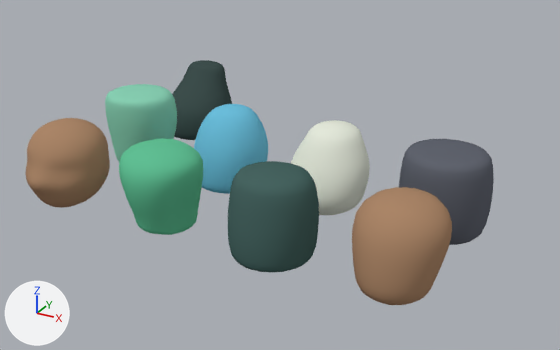
Two versions of the Blender file art/pawn-shapes.blend, one commit apart.
The view is the same before and after, from a 50 mm lens placed at (4.56, -6.76, 3.85), pointed at (-0.12, 1.75, -0.4). Arrows for +X, +Y and +Z are at lower left; the lights stay in place. The first picture is the older version.

The scene before the commit, as lines of its bpy script (objects in view):
```python
me_boot = bpy.data.meshes.new('Boot')
me_boot.from_pydata(...)  # 144 vertices, 130 faces; spans x -0.55..0.55, y -0.642..0.529, z -0.54..0.55
me_boot.polygons.foreach_set('use_smooth', [True] * 130)
me_boot.materials.append(mat_boot)  # greyish cyan #3f504e
me_head = bpy.data.meshes.new('Head')
me_head.from_pydata(...)  # 192 vertices, 178 faces; spans x -0.56..0.56, y -0.729..0.504, z -0.53..0.54
me_head.polygons.foreach_set('use_smooth', [True] * 178)
me_head.materials.append(mat_head)  # brown #ac8669
me_outsole = bpy.data.meshes.new('Outsole')
me_outsole.from_pydata(...)  # 96 vertices, 82 faces; spans x -0.56..0.56, y -0.575..0.545, z -0.52..0.52
me_outsole.polygons.foreach_set('use_smooth', [True] * 82)
me_outsole.materials.append(mat_outsole)  # grey #61656f
ob_boot = bpy.data.objects.new('Boot', me_boot)
ob_boot.location = (-2.25, 3.0, 0.0)
_m = ob_boot.modifiers.new('Sculpt smoothing', 'SUBSURF')
_m.render_levels = 1
ob_head = bpy.data.objects.new('Head', me_head)
ob_head.location = (-2.25, 0.0, 0.0)
_m = ob_head.modifiers.new('Sculpt smoothing', 'SUBSURF')
_m.render_levels = 1
ob_outsole = bpy.data.objects.new('Outsole', me_outsole)
ob_outsole.location = (2.25, 1.5, 0.0)
_m = ob_outsole.modifiers.new('Sculpt smoothing', 'SUBSURF')
_m.render_levels = 1
# also in view: 'Sock' at (-2.25, 1.53, 0.0); 'Shorts' at (0.75, 0.0, -0.02); 'Jersey' at (-0.75, -0.02, 0.0); 'Forearm' at (2.25, 0.0, -0.01); 'Sleeve' at (-0.75, 1.5, -0.01)
```
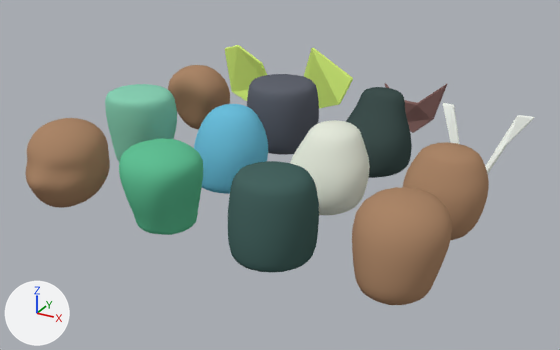
What differs and where, as boxes [x1, y1, x2, y2] in the pictures (560 x 350 px):
'Outsole', moved: before [399, 139, 494, 245]; after [247, 74, 319, 155]
'Boot', moved: before [172, 60, 232, 140]; after [346, 87, 412, 178]
'Hand', added (brown): after [403, 142, 489, 240]
'Ear', added (brown): after [168, 65, 230, 130]
'Bootpanel', added (green): after [304, 48, 353, 108]
'Glovepad', added (green): after [225, 45, 267, 101]
'Collar', added: after [443, 103, 535, 174]
'Smile', added (brown): after [385, 83, 447, 133]

The change, as a diff of the scene's bpy script:
```diff
--- a/art/pawn-shapes.blend.py
+++ b/art/pawn-shapes.blend.py
@@ me_bootpanel @@
+me_bootpanel.from_pydata([(-0.55, 0.205, -0.08), (-0.22, -0.085, 0.68), (0.53, -0.095, 0.26), (0.38, -0.255, -0.15), (-0.44, 0.135, -0.52), (-0.55, 0.135, -0.08), (-0.22, -0.155, 0.68), (0.53, -0.165, 0.26), (0.38, -0.325, -0.15), (-0.44, 0.065, -0.52)], [], [(4, 3, 2, 1, 0), (5, 6, 7, 8, 9), (0, 1, 6, 5), (1, 2, 7, 6), (2, 3, 8, 7), (3, 4, 9, 8), (4, 0, 5, 9)])
+me_bootpanel.materials.append(mat_bootpanel_enamel)  # green #daf87e
@@ ob_outsole @@
 ob_outsole = bpy.data.objects.new('Outsole', me_outsole)
-ob_outsole.location = (2.25, 1.5, 0.0)
+ob_outsole.location = (-0.75, 3.0, 0.0)
 _m = ob_outsole.modifiers.new('Sculpt smoothing', 'SUBSURF')
@@ ob_boot @@
 ob_boot = bpy.data.objects.new('Boot', me_boot)
-ob_boot.location = (-2.25, 3.0, 0.0)
+ob_boot.location = (0.75, 3.0, 0.0)
 _m = ob_boot.modifiers.new('Sculpt smoothing', 'SUBSURF')
@@ ob_smile @@
+ob_smile = bpy.data.objects.new('Smile', me_smile)  # 14 vertices, 9 faces; spans x -0.52..0.51, y -0.125..0.135, z -0.49..0.34; in mat_smile_enamel (brown #81615d); modifiers BEVEL
+ob_smile.location = (0.75, 4.5, 0.0)
@@ ob_bootpanel @@
+ob_bootpanel = bpy.data.objects.new('Bootpanel', me_bootpanel)  # modifiers BEVEL
+ob_bootpanel.location = (-0.75, 4.5, 0.0)
@@ ob_glovepad @@
+ob_glovepad = bpy.data.objects.new('Glovepad', me_glovepad)  # 12 vertices, 8 faces; spans x -0.48..0.49, y -0.215..0.075, z -0.52..0.55; in mat_glovepad_enamel (green #daf87e); modifiers BEVEL
+ob_glovepad.location = (-2.25, 4.5, 0.0)
@@ ob_collar @@
+ob_collar = bpy.data.objects.new('Collar', me_collar)  # 16 vertices, 10 faces; spans x -0.62..0.62, y -0.565..0.205, z -0.71..0.54; in mat_collar_enamel (white #f6faf3); modifiers BEVEL
+ob_collar.location = (2.25, 3.0, 0.0)
@@ ob_ear @@
+ob_ear = bpy.data.objects.new('Ear', me_ear)  # 112 vertices, 98 faces; spans x -0.53..0.53, y -0.433..0.445, z -0.52..0.54; in mat_ear (brown #ac8669); modifiers SUBSURF
+ob_ear.location = (-2.25, 3.0, 0.0)
@@ ob_hand @@
+ob_hand = bpy.data.objects.new('Hand', me_hand)  # 112 vertices, 98 faces; spans x -0.51..0.51, y -0.592..0.499, z -0.53..0.52; in mat_hand (brown #ac8669); modifiers SUBSURF
+ob_hand.location = (2.25, 1.5, 0.0)
```
